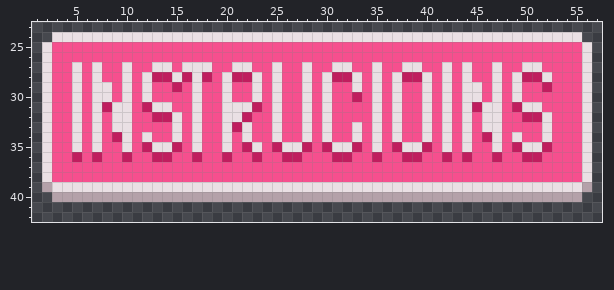
Pixel-art sprite -- assets/botoInstruccions.png. This is how it looked before the edit.
Shown: x 1..57, y 23..42.
Once edited:
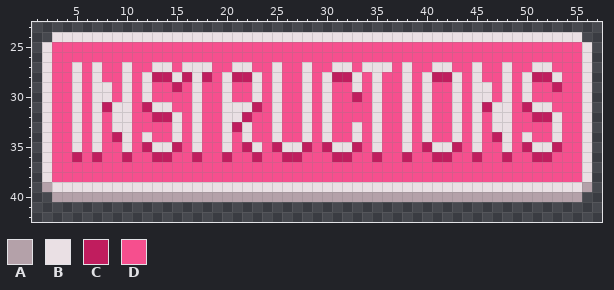
Palette (. is transparent): A #b4a1a9  B #eae0e4  C #c01d5e  D #f64f8e
Edits made:
file 64x64 -> 256x256 pixels (blocks of 1x1 -> 4x4; one block is one cell here)
The edit turns colour C into colour B in row 28 at x 38 and 50; in row 31 at x 45; in row 35 at x 52.
The edit turns colour D into colour B in row 27 at x 34, 36, 41, 45, 48 and 52; in row 28 at x 43, 45, 48 and 53; in rows 29 to 30 at x 38, 43, 46, 48 and 50; in row 31 at x 38, 43, 48 and 52; in rows 32 to 33 at x 38, 43, 45, 48 and 53; in row 34 at x 38, 43, 45, 48, 50 and 53.
The edit turns colour D into colour B in row 35 at x 41, 45 and 48.
The edit turns colour B into colour C in row 28 at x 42 and 52; in row 31 at x 46 and 50; in row 32 at x 52; in row 34 at x 47; in row 35 at x 50.
The edit turns colour D into colour C in row 28 at x 41; in row 29 at x 53; in row 35 at x 43 and 53; in row 36 at x 41, 45, 48 and 52.
The edit turns colour B into colour D in row 27 at x 39, 44, 47 and 50; in row 28 at x 37, 44, 47 and 49; in rows 29 to 30 at x 37, 42, 44, 47 and 49; in row 31 at x 37, 42 and 44; in row 32 at x 37, 42, 44 and 46; in row 33 at x 37, 42, 44, 46 and 52.
The edit turns colour B into colour D in row 34 at x 37, 42, 44, 49 and 52; in row 35 at x 39, 44 and 47.
The edit turns colour C into colour D in row 28 at x 39; in row 29 at x 52; in row 31 at x 49; in row 32 at x 50; in row 34 at x 46; in row 35 at x 37 and 49.
The edit turns colour C into colour D in row 36 at x 39, 44, 47 and 50.
